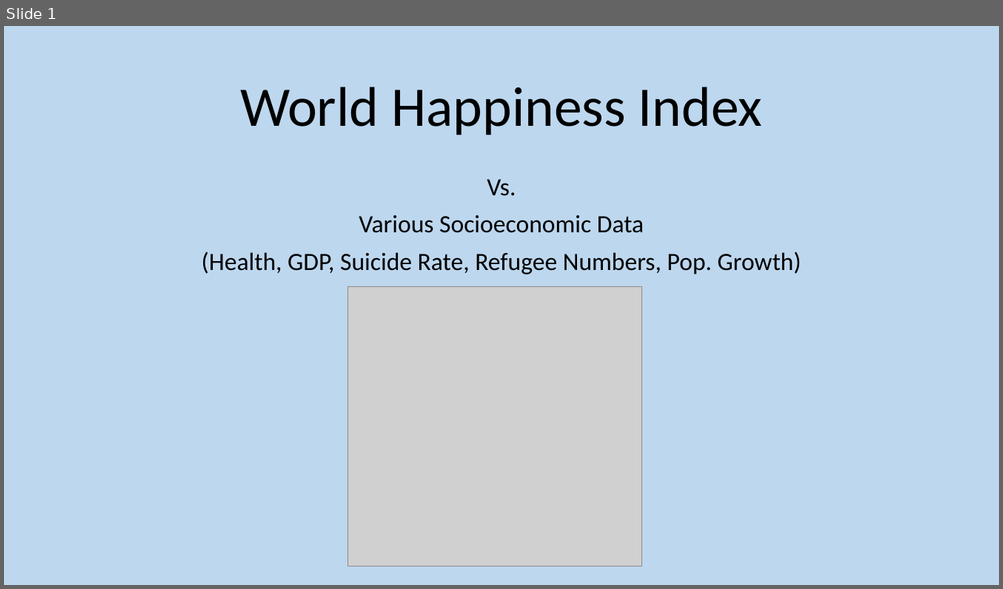
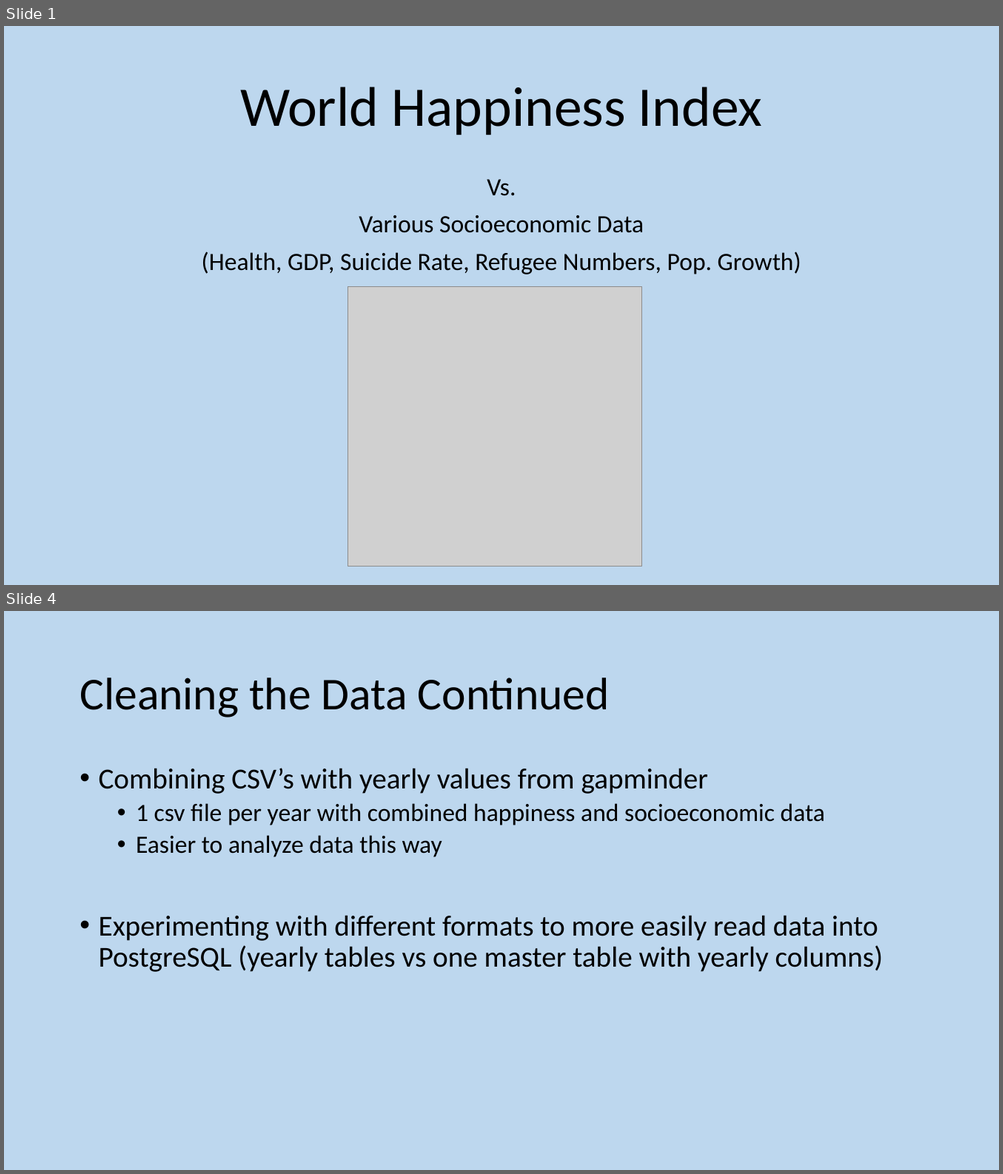
Before and after one commit to Ashlander0/Happiness-Comparison, a slide deck: WHI_Presentation.pptx. Shown one above the other, each under a label of ours: slide 1 before the commit, slides 1 and 4 after it; the slides between them are not shown. The pictures are 1003x589 and 1003x1174 pixels, drawn with LibreOffice and Linux fonts; fonts in the diff are those of the drawing; grey boxes stand for pictures. Boxes give left, top, right and bottom in pixels: in the first picture for what was removed or moved away, otherwise in the second. Text is boxed around its words. In the diff, an @@ line names an element or a change of style, - is before the commit and + after.

```diff
--- a/WHI_Presentation.pptx
+++ b/WHI_Presentation.pptx
@@ slide 4 added at [4, 611, 999, 1170], background #BDD7EE @@
@@ title added at [79, 678, 609, 718], 44 pt, text #000000 @@
+Cleaning the Data Continued
@@ text added at [99, 768, 882, 972], 28 pt, text #000000 @@
+• Combining CSV’s with yearly values from gapminder
+  • 1 csv file per year with combined happiness and socioeconomic data
+  • Easier to analyze data this way
+• Experimenting with different formats to more easily read data into PostgreSQL (yearly tables vs one master table with yearly columns)
```
Also in this commit, not shown: 4 slides changed, 2 other slides added.
